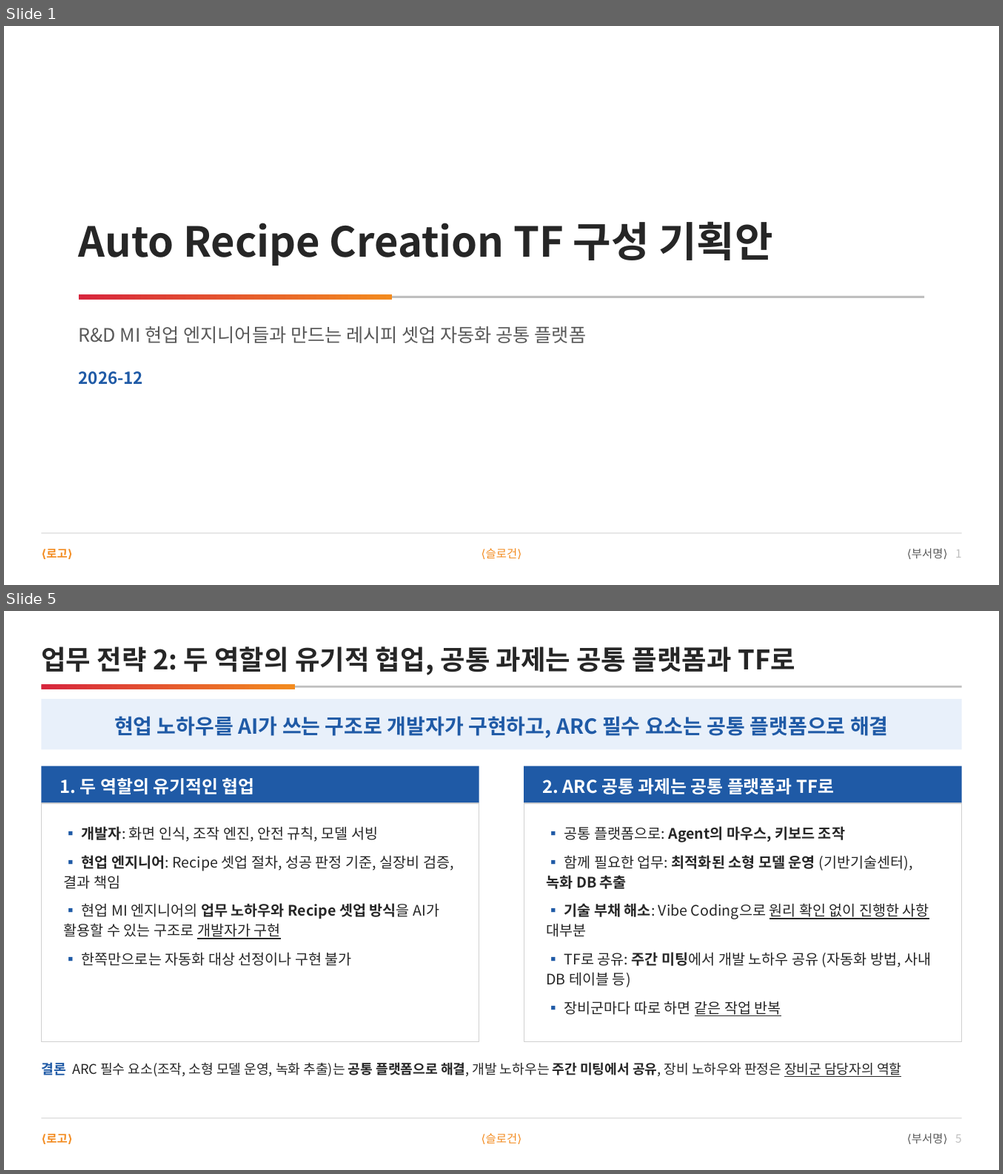
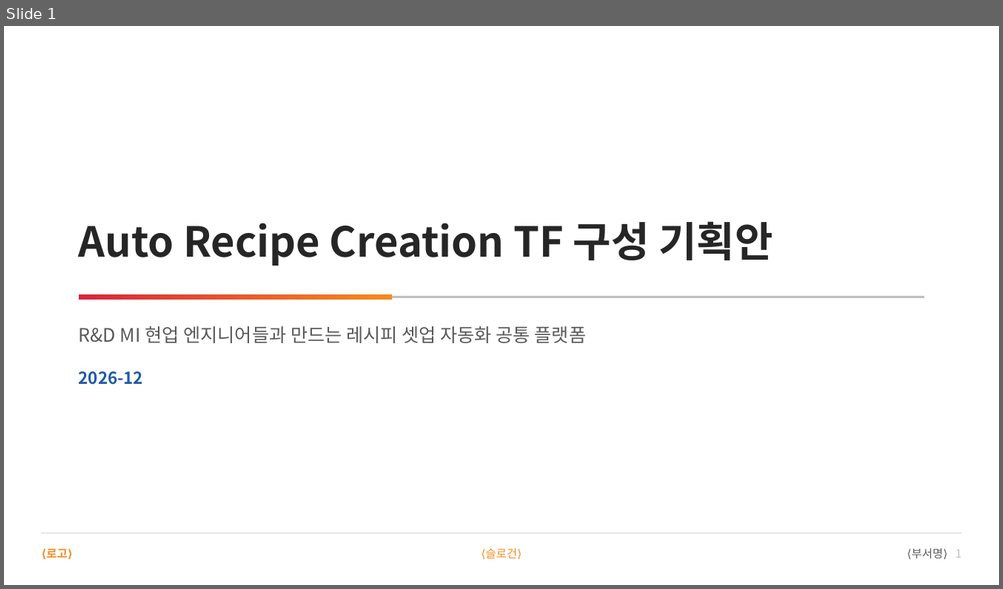
Before and after one commit to DarrenKoi/pm_notes, a slide deck: my-task/arc-tf/deliverables/arc-tf-team-full.pptx. Shown one above the other, each under a label of ours: slides 1 and 5 before the commit, slide 1 after it; the slides between them are not shown. The pictures are 1003x1174 and 1003x589 pixels, drawn with LibreOffice and Linux fonts; fonts in the diff are those of the drawing. Boxes give left, top, right and bottom in pixels: in the first picture for what was removed or moved away, otherwise in the second. Text is boxed around its words. In the diff, an @@ line names an element or a change of style, - is before the commit and + after.

```diff
--- a/my-task/arc-tf/deliverables/arc-tf-team-full.pptx
+++ b/my-task/arc-tf/deliverables/arc-tf-team-full.pptx
@@ slide 5 removed at <box>4,611,999,1170</box>, background #FFFFFF @@
@@ text removed at <box>41,647,796,675</box> @@
-업무 전략 2: 두 역할의 유기적 협업, 공통 과제는 공통 플랫폼과 TF로
@@ rectangle removed at <box>41,686,962,688</box> @@
@@ rectangle removed at <box>41,684,295,689</box> @@
@@ rectangle removed at <box>41,699,962,750</box> @@
@@ text removed at <box>114,716,888,738</box> @@
-현업 노하우를 AI가 쓰는 구조로 개발자가 구현하고, ARC 필수 요소는 공통 플랫폼으로 해결
@@ rectangle removed at <box>41,766,479,803</box> @@
@@ text removed at <box>60,778,254,795</box> @@
-1. 두 역할의 유기적인 협업
@@ rectangle removed at <box>524,766,962,803</box> @@
@@ text removed at <box>542,778,834,795</box> @@
-2. ARC 공통 과제는 공통 플랫폼과 TF로
@@ rectangle removed at <box>41,803,479,1042</box> @@
@@ rectangle removed at <box>524,803,962,1042</box> @@
@@ text removed at <box>64,826,454,966</box> @@
-▪ 개발자: 화면 인식, 조작 엔진, 안전 규칙, 모델 서빙
-▪ 현업 엔지니어: Recipe 셋업 절차, 성공 판정 기준, 실장비 검증, 결과 책임
-▪ 현업 MI 엔지니어의 업무 노하우와 Recipe 셋업 방식을 AI가 활용할 수 있는 구조로 개발자가 구현
-▪ 한쪽만으로는 자동화 대상 선정이나 구현 불가
@@ text removed at <box>546,826,930,1017</box> @@
-▪ 공통 플랫폼으로: Agent의 마우스, 키보드 조작
-▪ 함께 필요한 업무: 최적화된 소형 모델 운영 (기반기술센터), 녹화 DB 추출
-▪ 기술 부채 해소: Vibe Coding으로 원리 확인 없이 진행한 사항 대부분
-▪ TF로 공유: 주간 미팅에서 개발 노하우 공유 (자동화 방법, 사내 DB 테이블 등)
-▪ 장비군마다 따로 하면 같은 작업 반복
@@ text removed at <box>41,1062,901,1077</box> @@
-결론 ARC 필수 요소(조작, 소형 모델 운영, 녹화 추출)는 공통 플랫폼으로 해결, 개발 노하우는 주간 미팅에서 공유, 장비 노하우와 판정은 장비군 담당자의 역할
@@ rectangle removed at <box>41,1119,962,1119</box> @@
@@ text removed at <box>46,1134,67,1143</box> @@
-⟨로고⟩
@@ text removed at <box>486,1133,518,1144</box> @@
-⟨슬로건⟩
@@ text removed at <box>911,1133,962,1144</box> @@
-⟨부서명⟩ 5
```
Also in this commit, not shown: 15 slides changed, 9 other files.
